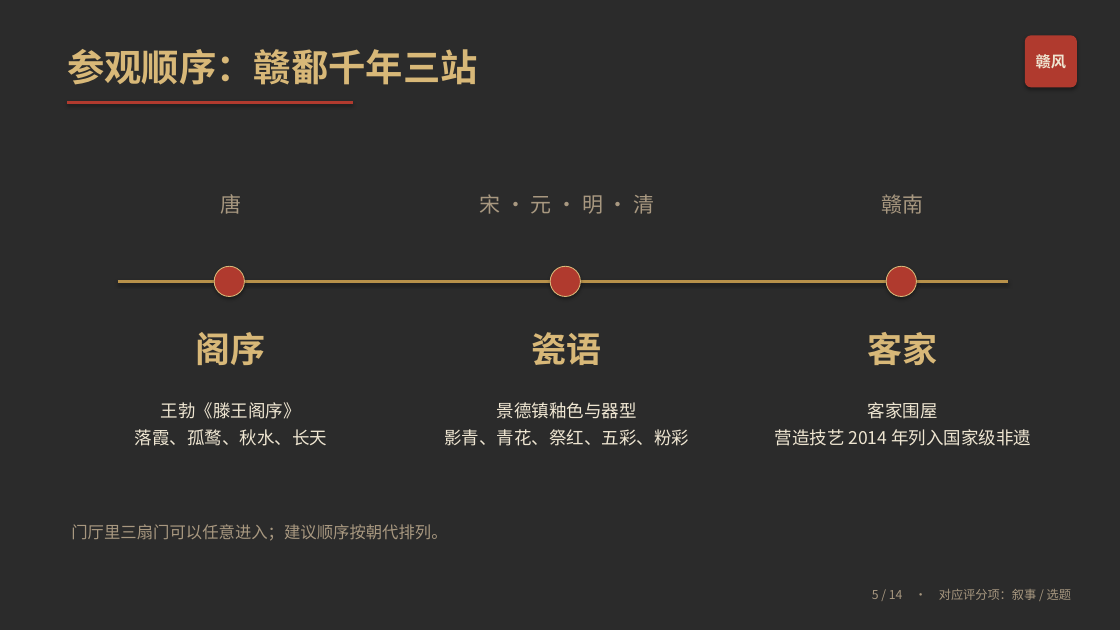
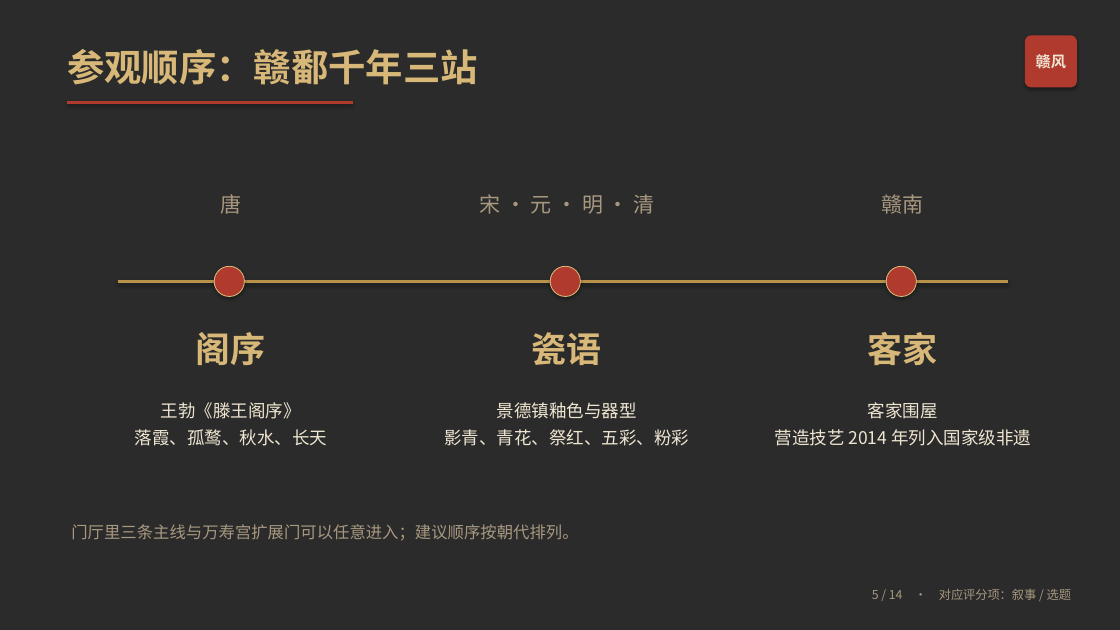
Before and after one commit to asungod/ganfeng-cmit, a slide deck: slide 5 of docs/submit14/06-答辩PPT.pptx. Drawn at 1120x630 pixels with LibreOffice and Linux fonts; fonts in the diff are those of the drawing; background and template pictures are left out; a plain dark background stands for a picture behind light text. Boxes give left, top, right and bottom in pixels: in the first picture for what was removed or moved away, otherwise in the second. Text is boxed around its words. In the diff, an @@ line names an element or a change of style, - is before the commit and + after.

Commit message:
docs: 作品说明/出处/许可/答辩材料学术化与配图
- 01 作品说明：摘要/关键词、12 张连续编号配图、25 条 [EB/OL] 参考文献、史实/设计约定/示意分级
- 03 许可：软件字体 / Poly Haven / Freesound 四表 + 边界说明；Quaternius/Kenney 标为 v24 已停用
- 09 出处：25 条统一引用格式、状态定义与统计、规则→出处→状态对照
- 04/05：修正第三方素材与“无第三方音频”的错误，出处数改 25
- 06/07：答辩 14 页重排与 13 镜双语分镜；PPT 修正 23→25、三扇门、出厂约束表
- 新增 14 张提交截图、md2docx 工具与重新生成的 docx/pdf
- 注意：06-答辩PPT.pdf 仍是旧预览，需在 PowerPoint/WPS 中重新导出

```diff
--- a/docs/submit14/06-答辩PPT.pptx
+++ b/docs/submit14/06-答辩PPT.pptx
@@ text at box(71, 524, 578, 541): text changed @@
-门厅里三扇门可以任意进入；建议顺序按朝代排列。
+门厅里三条主线与万寿宫扩展门可以任意进入；建议顺序按朝代排列。
```
Also in this commit, not shown: 2 other slides changed, 40 other files.
